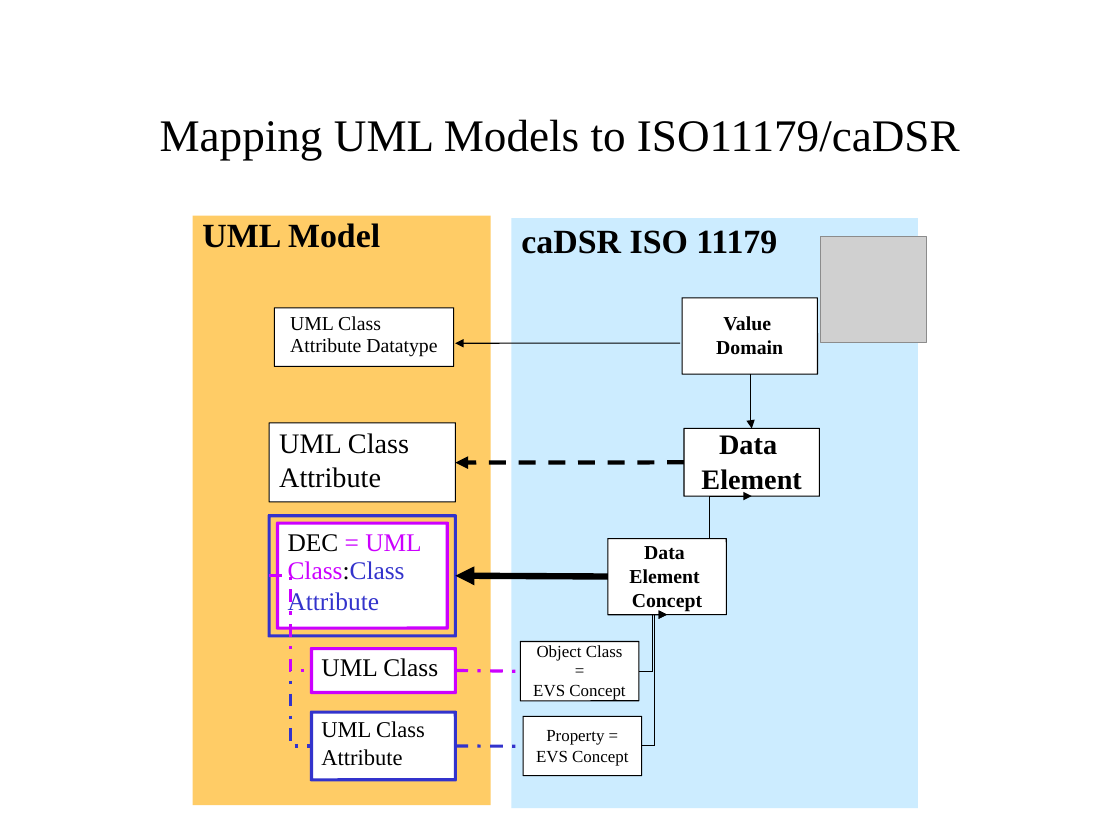
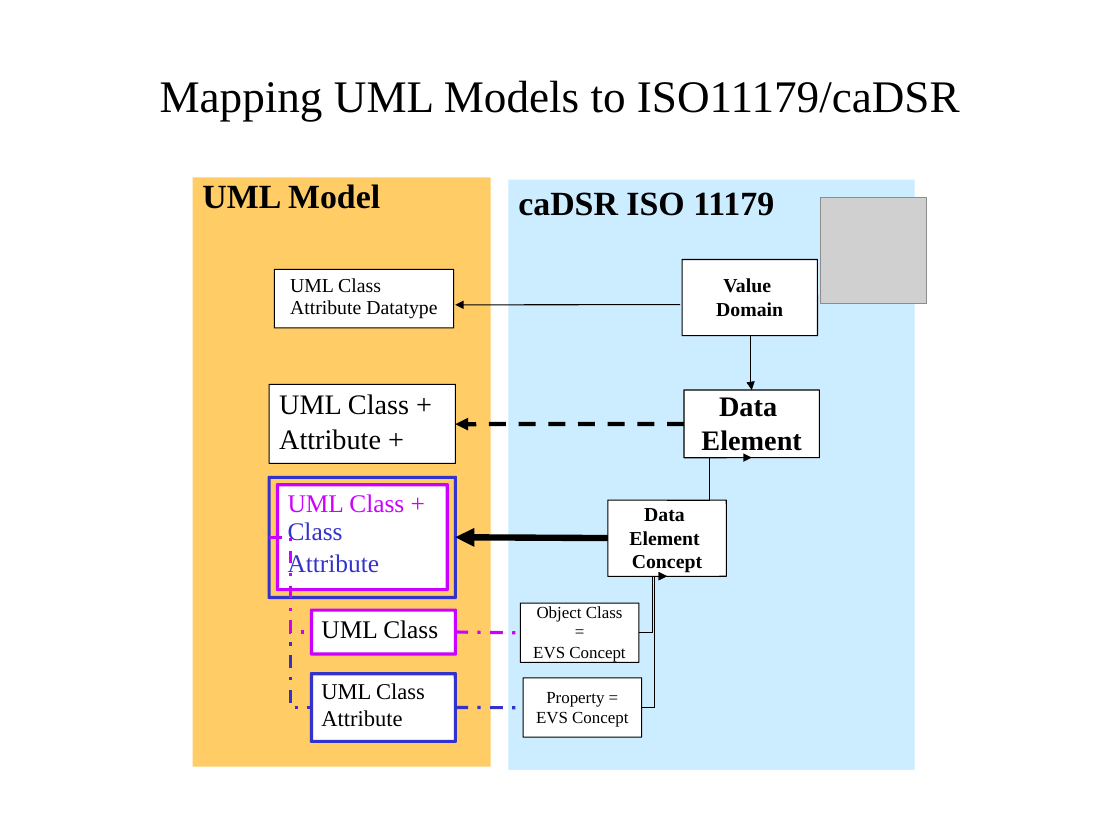
Before and after one commit to NCIP/cadsr-semantic-tools, a slide deck: slide 5 of docs/mapping-presentation-draft.ppt (slide 7 before the commit). Drawn at 1120x840 pixels with LibreOffice and Linux fonts; fonts in the diff are those of the drawing; grey boxes stand for pictures; background and template pictures are left out. Boxes give left, top, right and bottom in pixels: in the first picture for what was removed or moved away, otherwise in the second. Text is boxed around its words. In the diff, an @@ line names an element or a change of style, - is before the commit and + after.

```diff
--- a/docs/mapping-presentation-draft.ppt
+++ b/docs/mapping-presentation-draft.ppt
@@ title "Mapping UML Models to ISO11179/caDSR": place and size @@
-title "Mapping UML Models to ISO11179/caDSR" at [160,119,960,160]
+title "Mapping UML Models to ISO11179/caDSR" at [160,80,960,121]
@@ free "caDSR ISO 11179": place and size @@
-free "caDSR ISO 11179" at [511,219,918,809]
+free "caDSR ISO 11179" at [508,180,915,770]
@@ freeform shape: place and size @@
-freeform shape at [511,219,918,809]
+freeform shape at [508,180,915,770]
@@ text at [279,394,409,450]: text changed @@
-UML Class
-Attribute
+UML Class +
+Attribute +
@@ text at [288,494,404,541]: text changed @@
-DEC = UML Class:Class
+UML Class + Class
@@ 3 rounded rectangles, 1 text: place and size @@
-3 rounded rectangles, 1 text at [312,641,639,700]
+3 rounded rectangles, 1 text at [312,604,639,663]
@@ 14 rounded rectangles, 4 elbow arrows, 3 arrows, 2 texts, 2 elbow lines, 2 lines, 1 free, 1 picture, 1 freeform shape: place and size @@
-14 rounded rectangles, 4 elbow arrows, 3 arrows, 2 texts, 2 elbow lines, 2 lines, 1 free, 1 picture, 1 freeform shape at [192,211,927,805]
+14 rounded rectangles, 4 elbow arrows, 3 arrows, 2 texts, 2 elbow lines, 2 lines, 1 free, 1 picture, 1 freeform shape at [192,173,927,766]
```
Also in this commit, not shown: 10 other slides changed, 8 slides added, 1 slide removed.
